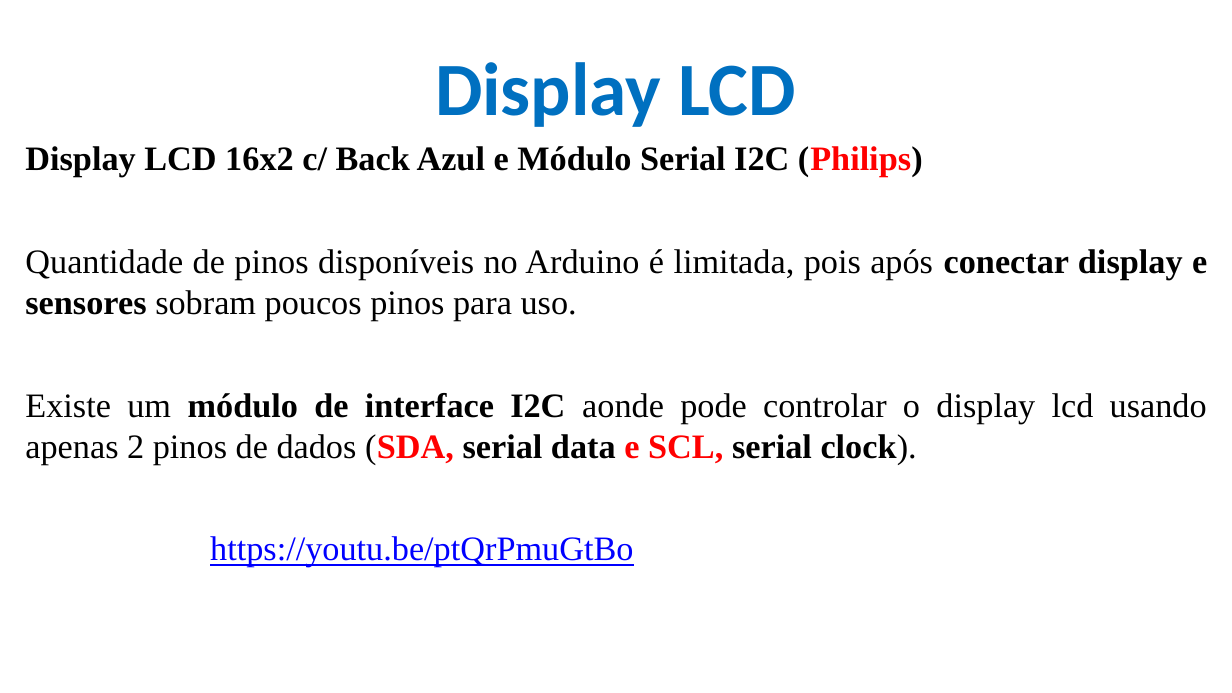
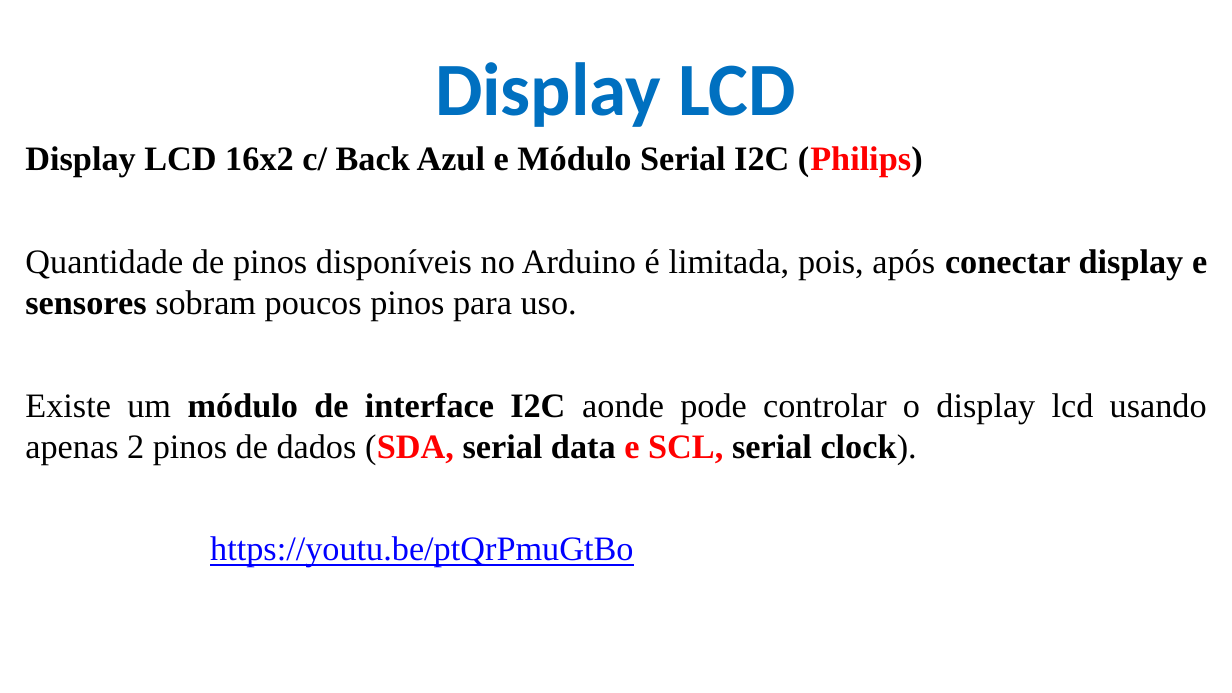
Before and after one commit to CloudEducationBrazil/WydenArea1ProgramacaoMicrocontroladores, a slide deck: slide 10 of 01 Classes/Aula 08 - Programação Microcontroladores - Periféricos Externos- Mostradores e Interrupções.pptx. Drawn at 1232x693 pixels with LibreOffice and Linux fonts; fonts in the diff are those of the drawing; background and template pictures are left out. Boxes give left, top, right and bottom in pixels: in the first picture for what was removed or moved away, otherwise in the second. Text is boxed around its words. In the diff, an @@ line names an element or a change of style, - is before the commit and + after.

```diff
--- a/01 Classes/Aula 08 - Programação Microcontroladores - Periféricos Externos- Mostradores e Interrupções.pptx
+++ b/01 Classes/Aula 08 - Programação Microcontroladores - Periféricos Externos- Mostradores e Interrupções.pptx
@@ text at [25,249,1207,321]: text changed @@
-Quantidade de pinos disponíveis no Arduino é limitada, pois após conectar display e sensores sobram poucos pinos para uso.
+Quantidade de pinos disponíveis no Arduino é limitada, pois, após conectar display e sensores sobram poucos pinos para uso.
```
Also in this commit, not shown: 2 other slides changed, 14 other files.
